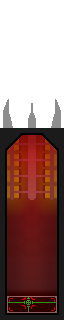
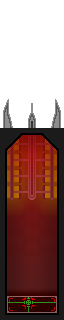
Two versions of the same layered image (w=64, h=320). Layer-by-layer changes:
added layer "Battery Holder Detail" in group "Doodads" over (4, 103, 60, 198)
